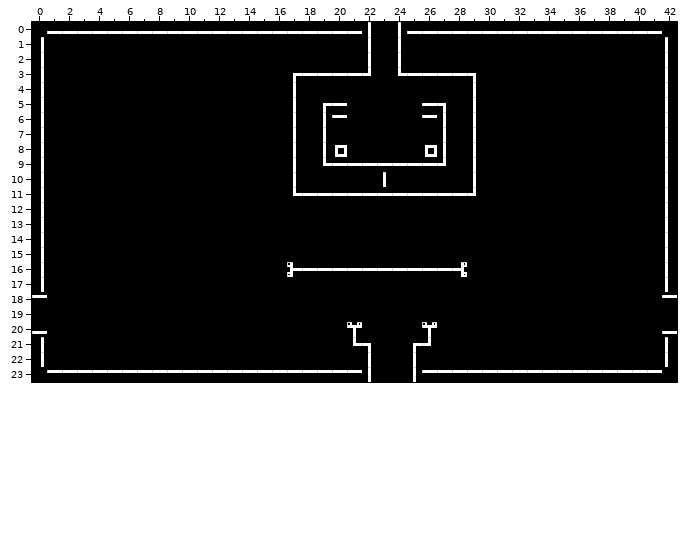
Level history. Tiled map: tiles/level1.tmx. The picture above is the old version.
Cells are 10x10 px. Shown: x 0..42, y 0..23.
And afterwards:
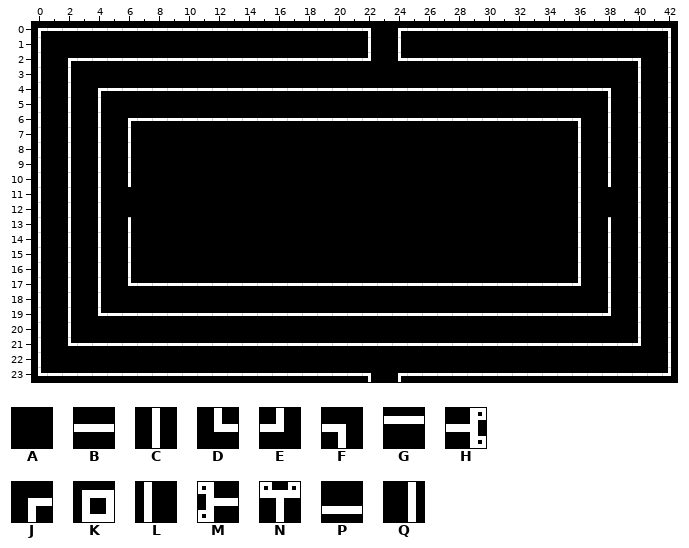
Key: from "tilemap.png": A 0, B 1, C 2, D 3, E 4, F 5, G 6, H 8, J 10, K 11, L 12, M 14, N 15, P 18, Q 24.
_ is an empty cell.
Change:
Layer "Layer1":
y 0: x 0..22 APPPPPPPPPPPPPPPPPPPPPC -> JBBBBBBBBBBBBBBBBBBBBBF; x 24..42 CPPPPPPPPPPPPPPPPPA -> JBBBBBBBBBBBBBBBBBF
y 1: x 0 Q -> C; x 42 L -> C
y 2: x 0 Q -> C; x 2..22 AAAAAAAAAAAAAAAAAAAAC -> JBBBBBBBBBBBBBBBBBBBE; x 24..40 CAAAAAAAAAAAAAAAA -> DBBBBBBBBBBBBBBBF; x 42 L -> C
y 3: x 0 Q -> C; x 2 A -> C; x 17..22 JBBBBE -> AAAAAA; x 24..29 DBBBBF -> AAAAAA; x 40 A -> C; x 42 L -> C
y 4: x 0 Q -> C; x 2 A -> C; x 4..38 AAAAAAAAAAAAACAAAAAAAAAAACAAAAAAAAA -> JBBBBBBBBBBBBBBBBBBBBBBBBBBBBBBBBBF; x 40 A -> C; x 42 L -> C
y 5: x 0 Q -> C; x 2 A -> C; x 4 A -> C; x 17 C -> A; x 19..20 JB -> AA; x 26..27 BF -> AA; x 29 C -> A; x 38 A -> C; x 40 A -> C; x 42 L -> C
y 6: x 0 Q -> C; x 2 A -> C; x 4 A -> C; x 6..36 AAAAAAAAAAACACGAAAAAGCACAAAAAAA -> JBBBBBBBBBBBBBBBBBBBBBBBBBBBBBF; x 38 A -> C; x 40 A -> C; x 42 L -> C
y 7: x 0 Q -> C; x 2 A -> C; x 4 A -> C; x 6 A -> C; x 17 C -> A; x 19 C -> A; x 27 C -> A; x 29 C -> A; x 36 A -> C; x 38 A -> C; x 40 A -> C; x 42 L -> C
y 8: x 0 Q -> C; x 2 A -> C; x 4 A -> C; x 6 A -> C; x 17 C -> A; x 19..20 CK -> AA; x 26..27 KC -> AA; x 29 C -> A; x 36 A -> C; x 38 A -> C; x 40 A -> C; x 42 L -> C
y 9: x 0 Q -> C; x 2 A -> C; x 4 A -> C; x 6 A -> C; x 17 C -> A; x 19..27 DBBBBBBBE -> AAAAAAAAA; x 29 C -> A; x 36 A -> C; x 38 A -> C; x 40 A -> C; x 42 L -> C
y 10: x 0 Q -> C; x 2 A -> C; x 4 A -> C; x 6 A -> C; x 17 C -> A; x 23 C -> A; x 29 C -> A; x 36 A -> C; x 38 A -> C; x 40 A -> C; x 42 L -> C
y 11: x 0 Q -> C; x 2 A -> C; x 4 A -> C; x 17..29 DBBBBBBBBBBBE -> AAAAAAAAAAAAA; x 36 A -> C; x 40 A -> C; x 42 L -> C
y 12: x 0 Q -> C; x 2 A -> C; x 4 A -> C; x 36 A -> C; x 40 A -> C; x 42 L -> C
y 13..15: x 0 Q -> C; x 2 A -> C; x 4 A -> C; x 6 A -> C; x 36 A -> C; x 38 A -> C; x 40 A -> C; x 42 L -> C
y 16: x 0 Q -> C; x 2 A -> C; x 4 A -> C; x 6 A -> C; x 17..28 MBBBBBBBBBBH -> AAAAAAAAAAAA; x 36 A -> C; x 38 A -> C; x 40 A -> C; x 42 L -> C
y 17: x 0 Q -> C; x 2 A -> C; x 4 A -> C; x 6..36 AAAAAAAAAAAAAAAAAAAAAAAAAAAAAAA -> DBBBBBBBBBBBBBBBBBBBBBBBBBBBBBE; x 38 A -> C; x 40 A -> C; x 42 L -> C
y 18: x 0 G -> C; x 2 A -> C; x 4 A -> C; x 38 A -> C; x 40 A -> C; x 42 G -> C
y 19: x 0 A -> C; x 2 A -> C; x 4..38 AAAAAAAAAAAAAAAAAAAAAAAAAAAAAAAAAAA -> DBBBBBBBBBBBBBBBBBBBBBBBBBBBBBBBBBE; x 40 A -> C; x 42 A -> C
y 20: x 0 P -> C; x 2 A -> C; x 21 N -> A; x 26 N -> A; x 40 A -> C; x 42 P -> C
y 21: x 0 Q -> C; x 2..40 AAAAAAAAAAAAAAAAAAADFAAJEAAAAAAAAAAAAAA -> DBBBBBBBBBBBBBBBBBBBBBBBBBBBBBBBBBBBBBE; x 42 L -> C
y 22: x 0 Q -> C; x 22 C -> A; x 25 C -> A; x 42 L -> C
y 23: x 0..22 AGGGGGGGGGGGGGGGGGGGGGC -> DBBBBBBBBBBBBBBBBBBBBBF; x 24..42 ACGGGGGGGGGGGGGGGGA -> JBBBBBBBBBBBBBBBBBE
Boxes around the changes in both pictures, in picture pixels (x1, y1, x2, y2):
changed: (32, 22, 677, 382)
